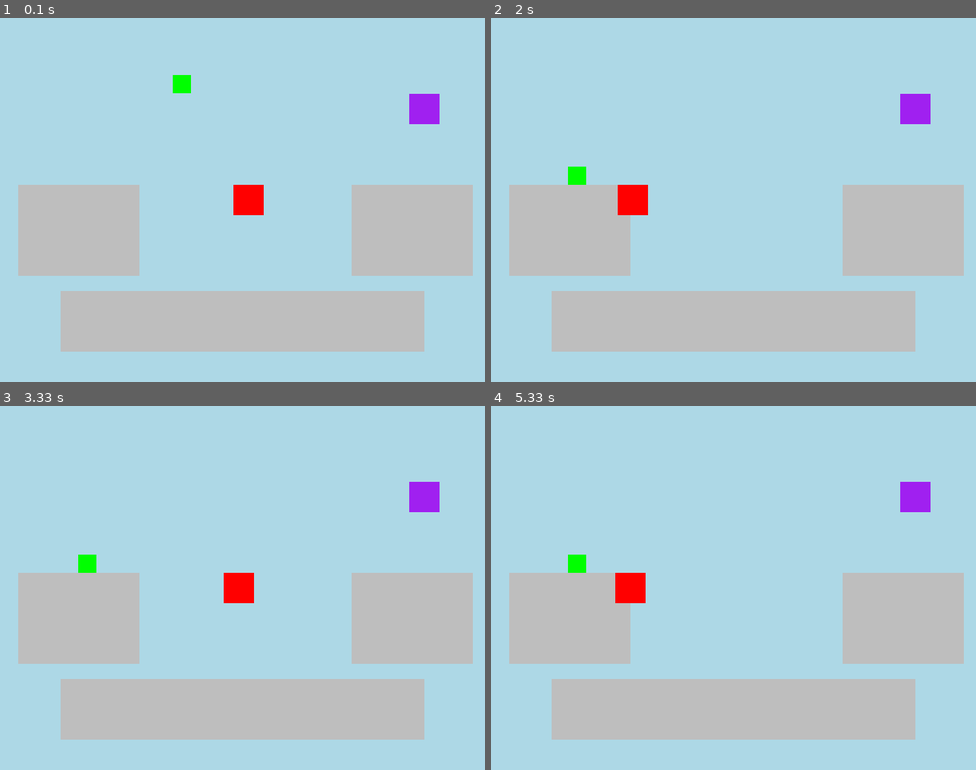
Above: before the commit, frames 1-4 (two rows, left to right).
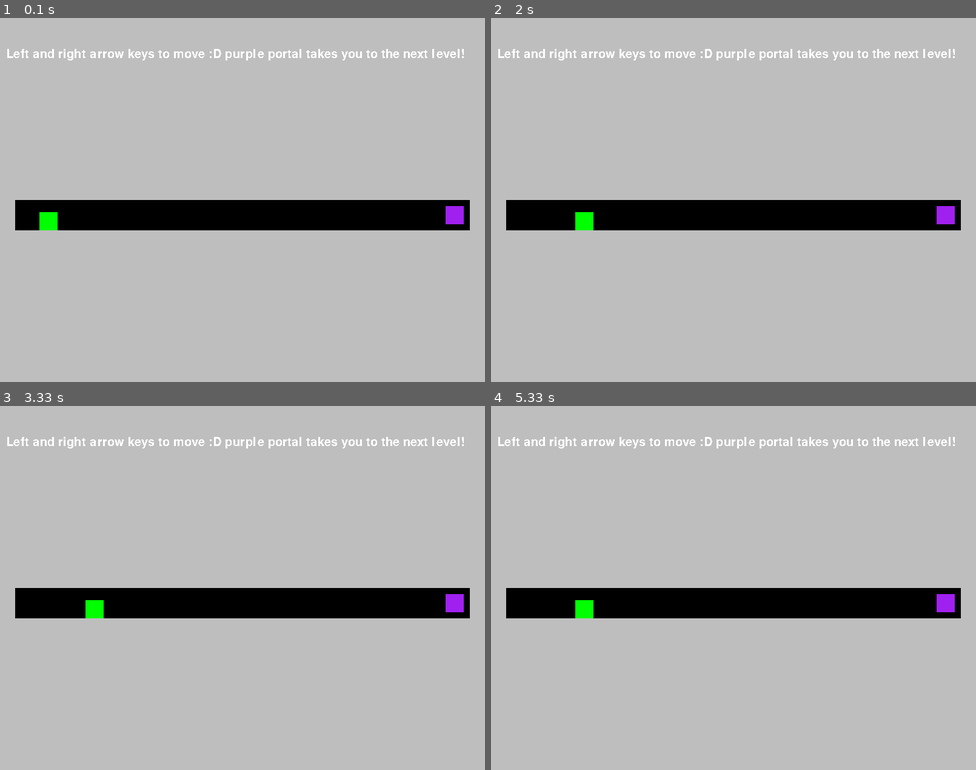
Above: after the commit, the same moments.

Repository: MagicalKarp74/Pygame-Project
Game: pygame game, started from Main.py
Two runs of this game, one before a commit and one after it. Both use one fixed random seed, a clock stepped at 60 frames per second and the inputs below.
Inputs:
- Up to frame 1 (0.1 s): no input
- Up to frame 2 (2 s): tap Z at 0.33 s; hold Right 0.67-1.13 s; hold Right 1.17-1.63 s; hold Left from 1.67 s (still down)
- Up to frame 3 (3.33 s): release Left at 2.2 s; hold Left 2.23-2.63 s; hold Right 2.67-3.3 s
- Up to frame 4 (5.33 s): hold Left 3.33-3.8 s; hold Right 3.83-4.3 s; hold Right 4.33-4.8 s; hold Left from 4.83 s (still down)

The runs differ from the first frame. In frame 1, 79% of the frame differs, in the area x 0-100%, y 0-100%; in frame 2, 79%; in frame 3, 79%; in frame 4, 79%.

Commit message:
Update Main.py

Diff:
--- a/Main.py
+++ b/Main.py
@@ -10,13 +10,28 @@
 
 
 # Set up the screen dimensions
-FPS = 60
 screen_width = 800
 screen_height = 600
 screen = pygame.display.set_mode((screen_width, screen_height))
 pygame.display.set_caption("Pygame Project")
 
 clock = pygame.time.Clock()
+
+# Public variables (yucky IK)
+
+FPS = 60
+
+font=pygame.font.Font(None,30)
+
+lv_index = 0
+
+lv_texts = ["Left and right arrow keys to move :D purple portal takes you to the next level!","Z to jump, and double jump while in the air! Beware, red squares kill you ","Press x while moving to dash","Press z on walls to wall jump","Jump immediately after dashing to get a super jump!","Thats all you need to know, good luck!"]
+
+player_level_spawns = ((80,330),(80,330))
+
+lv_colors = ["Black","Black","Black"]
+
+num_not_collides = 0
 
 class Thing(pygame.sprite.Sprite):
     def __init__(self,color,xsize,ysize,x,y): # This class just gives us a shortcut for initalizing our classes, since all our classes are rectangles
@@ -31,17 +46,33 @@
         self.image.fill(self.color)
         self.rect = self.image.get_rect(center = (self.x,self.y))
 
+class Text(Thing):
+    def __init__(self,color,xsize,ysize,x,y):
+        super(Text,self).__init__(color,xsize,ysize,x,y)
+
+    def set_text(self):
+        global num_not_collides
+        num_not_collides += 1
+        self.text = font.render(lv_texts[lv_index],False,'White')
+
+    def display_text(self):
+        screen.blit(self.text,(self.rect.left+10,self.rect.top))
+
+
+    def all_methods(self,char):
+        self.set_text()
+        self.display_text()
+
+
+
 
 class Terrain(Thing):
     def __init__(self,color,xsize,ysize,x,y):
         super(Terrain,self).__init__(color,xsize,ysize,x,y)
 
     def collision(self,char):
-
         global num_not_collides
-
         char.x_speed = char.dash_speed + char.walk_speed
-
         def reset_ground(self):
             char.rect.bottom = self.rect.top
             char.jumping = False
@@ -50,9 +81,8 @@
             char.have_dash = True
 
         def bonk_head(self):
-            char.y_speed = 2 #make the player immediately fall
+            char.y_speed = 1 #make the player immediately fall
             char.rect.top = self.rect.bottom
-
 
         if char.rect.colliderect(self.rect):
 
@@ -67,8 +97,6 @@
                     else:
                         char.rect.right = self.rect.left
                         char.on_wall = True
-                        print("wall jump true!")
-
 
 
                 else: # if player moving left or not a all (doesn't matter)
@@ -79,13 +107,17 @@
                     else:
                         char.rect.left = self.rect.right
                         char.on_wall = True
-                        print("wall jump true!")
-
 
 
             elif not char.jumping: # if player walks into the block
 
-                char.rect.centerx -= char.x_speed
+
+                if char.x_speed > 0:
+                    char.rect.right = self.rect.left
+                else:
+                    char.rect.left = self.rect.right
+
+                #char.rect.centerx -= char.x_speed
 
 
 
@@ -99,8 +131,6 @@
                     else:
                         char.rect.right = self.rect.left
                         char.on_wall = True
-                        print("wall jump true!")
-
 
 
                 else: # if player moving left or not a all (doesn't matter)
@@ -110,13 +140,16 @@
                     else:
                         char.rect.left = self.rect.right
                         char.on_wall = True
-                        print("wall jump true!")
+
 
         elif char.rect.bottom == self.rect.top and char.rect.right > self.rect.left and char.rect.left < self.rect.right: #if player ontop of platform (being on top doesn't count as colliding for some reason)
             pass
 
         else:
             num_not_collides += 1
+
+    def all_methods(self,char):
+        self.collision(char)
 
 class Enemy(Thing):
     def __init__(self,color,xsize,ysize,x,y,speed,on_x_axis,point1,point2):
@@ -143,12 +176,14 @@
 
     def collision(self,char):
         global num_not_collides
+        num_not_collides += 1
         if char.rect.colliderect(self.rect):
             self.kill_player(char)
-        else:
-            num_not_collides += 1
-
+
+    def all_methods(self,char):
+        self.collision(char)
         self.move()
+
 
 class Portal(Thing):
     def __init__(self,color,xsize,ysize,x,y):
@@ -158,15 +193,17 @@
         char.rect.centerx = player_level_spawns[lv_index][0]
         char.rect.centery = player_level_spawns[lv_index][1]
 
-
     def collision(self,char):
         global num_not_collides
+        num_not_collides += 1
         global lv_index
         if char.rect.colliderect(self.rect):
             lv_index += 1
             self.reset_player(char)
-        else:
-            num_not_collides += 1
+
+
+    def all_methods(self,char):
+        self.collision(char)
 
 
 class Player(Thing):
@@ -263,42 +300,79 @@
         self.update_move()
         self.dash_color()
 
-
-
-
-
-lv_index = 0
-
-player_level_spawns = ((100,100),(400,100))
-
-player = Player("Green",30,30,300,100)
-
-platform = Terrain("Gray",200,150,130,350)
-platform2 = Terrain("Gray",200,150,680,350)
-ground = Terrain("Gray",600,100,400,500)
-
-enemy = Enemy("Red",50,50,400,300,2,True,200,400)
-
-lv_1_portal = Portal("Purple",50,50,700,150)
-
+# player stuff
+
+player = Player("Green",30,30,player_level_spawns[lv_index][0],player_level_spawns[lv_index][1])
 character_list = pygame.sprite.Group()
-
-
+character_list.add(player)
+
+# all level's platforms
+
+lv_0_platform = Terrain("Gray",800,300,400,500)
+
+# the singular text box we need
+
+text_box = Text("Blue",800,100,400,100)
+
+# Enemy blocks
+
+lv_2_enemy = Enemy("Red",50,50,400,300,2,True,200,400)
+
+#enemy portals
+
+lv_0_to_5_portal = Portal("Purple",30,30,750,325)
+lv_6_portal = Portal("Purple",50,50,700,450)
+lv_7_portal = Portal("Purple",50,50,700,450)
+lv_8_portal = Portal("Purple",50,50,700,450)
+lv_9_portal = Portal("Purple",50,50,700,450)
+
+# defining boundaries used in all/most levels
+
+text_block = Terrain("Gray",900,300,400,150)
+
+boundary1 = Terrain("Gray",50,600,0,300)
+boundary2 = Terrain("Gray",50,600,800,300)
+boundary3 = Terrain("Gray",800,50,400,600)
+boundary4 = Terrain("Gray",800,50,400,0)
+
+boundaries = pygame.sprite.Group()
+
+boundaries.add(boundary1)
+boundaries.add(boundary2)
+boundaries.add(boundary3)
+boundaries.add(boundary4)
+
+#all the levels terrains
+
+lv_0_terrain = pygame.sprite.Group()
 lv_1_terrain = pygame.sprite.Group()
 lv_2_terrain = pygame.sprite.Group()
 lv_3_terrain = pygame.sprite.Group()
-
-lv_1_terrain.add(ground)
-lv_1_terrain.add(platform)
-lv_1_terrain.add(platform2)
-lv_1_terrain.add(enemy)
-lv_1_terrain.add(lv_1_portal)
-
-character_list.add(player)
-
-levels = [lv_1_terrain,lv_2_terrain,lv_3_terrain]
-
-num_not_collides = 0
+lv_4_terrain = pygame.sprite.Group()
+lv_5_terrain = pygame.sprite.Group()
+lv_6_terrain = pygame.sprite.Group()
+lv_7_terrain = pygame.sprite.Group()
+lv_8_terrain = pygame.sprite.Group()
+lv_9_terrain = pygame.sprite.Group()
+
+# all levels in list
+
+levels = [lv_0_terrain,lv_1_terrain,lv_2_terrain,lv_3_terrain,lv_4_terrain,lv_5_terrain,lv_6_terrain,lv_7_terrain,lv_8_terrain,lv_9_terrain]
+
+#loop for repeat stuff
+
+for i in range(len(levels)):
+    if i <= 6 or i == 9:
+        levels[i].add(text_box)
+        levels[i].add(text_block)
+        levels[i].add(lv_0_to_5_portal)
+    levels[i].add(boundaries)
+
+# adding all the stuff
+
+
+#lv_0_terrain.add(lv_2_enemy)
+lv_0_terrain.add(lv_0_platform)
 
 
 running = True
@@ -309,7 +383,7 @@
             running = False
 
     key = pygame.key.get_pressed()
-    screen.fill("light blue")
+    screen.fill(lv_colors[lv_index])
     num_not_collides = 0
 
     character_list.draw(screen)
@@ -317,12 +391,11 @@
     levels[lv_index].draw(screen)
 
     for block in levels[lv_index]:
-        block.collision(player)
+        block.all_methods(player)
 
     if num_not_collides == len(levels[lv_index]):
         player.jumping = True
         player.on_wall = False
-        print("yeah")
 
     player.all_player_methods()
 
